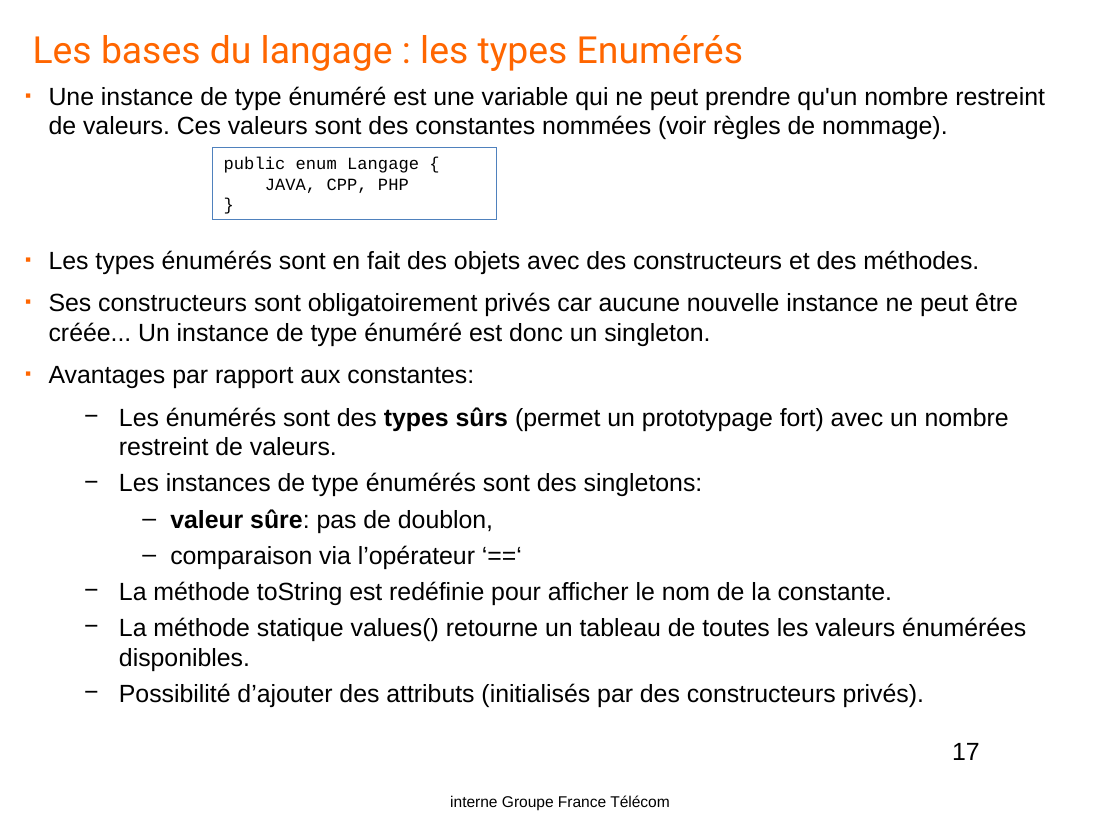
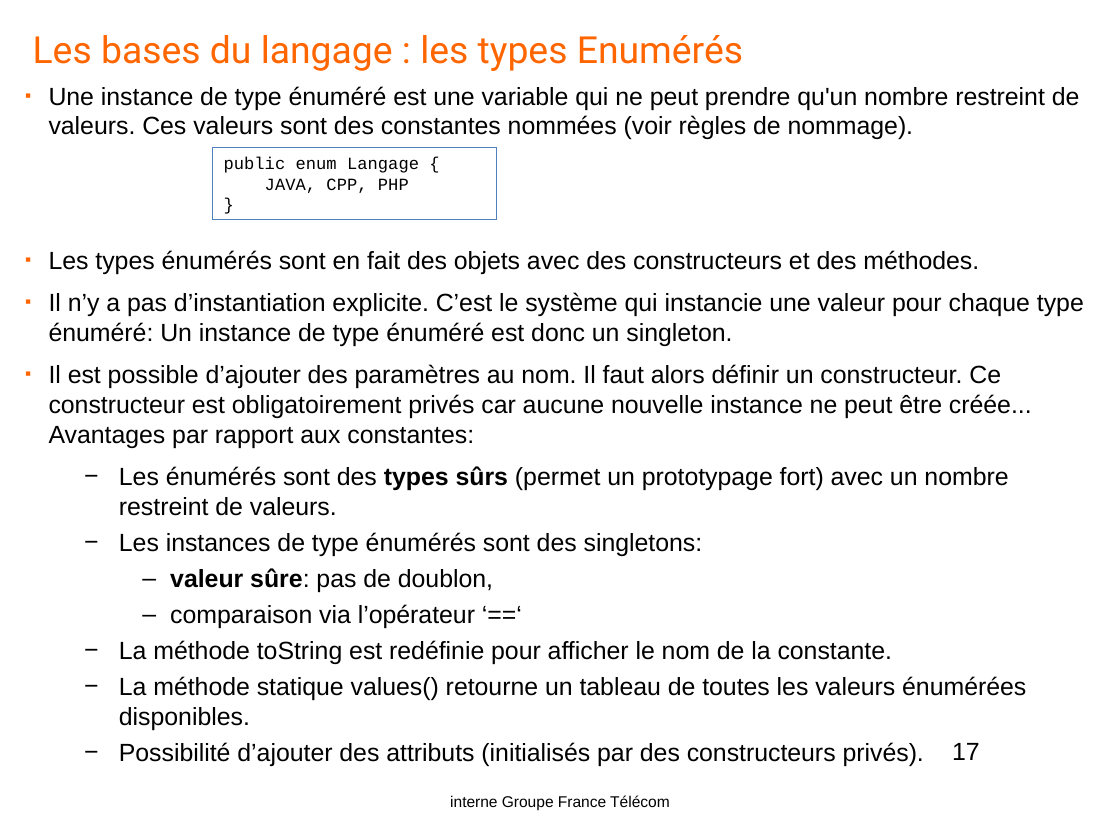
Before and after one commit to yplo6403/formationjava, a slide deck: slide 17 of doc/Java-OL1.pptx. Drawn at 1120x840 pixels with LibreOffice and Linux fonts; fonts in the diff are those of the drawing; background and template pictures are left out. Boxes give left, top, right and bottom in pixels: in the first picture for what was removed or moved away, otherwise in the second. Text is boxed around its words. In the diff, an @@ line names an element or a change of style, - is before the commit and + after.

```diff
--- a/doc/Java-OL1.pptx
+++ b/doc/Java-OL1.pptx
@@ text at [49, 292, 1084, 448]: text changed @@
-▪ Ses constructeurs sont obligatoirement privés car aucune nouvelle instance ne peut être créée... Un instance de type énuméré est donc un singleton.
-▪ Avantages par rapport aux constantes:
+▪ Il n’y a pas d’instantiation explicite. C’est le système qui instancie une valeur pour chaque type énuméré: Un instance de type énuméré est donc un singleton.
+▪ Il est possible d’ajouter des paramètres au nom. Il faut alors définir un constructeur. Ce constructeur est obligatoirement privés car aucune nouvelle instance ne peut être créée... Avantages par rapport aux constantes:
```
Also in this commit, not shown: 13 other slides changed.
